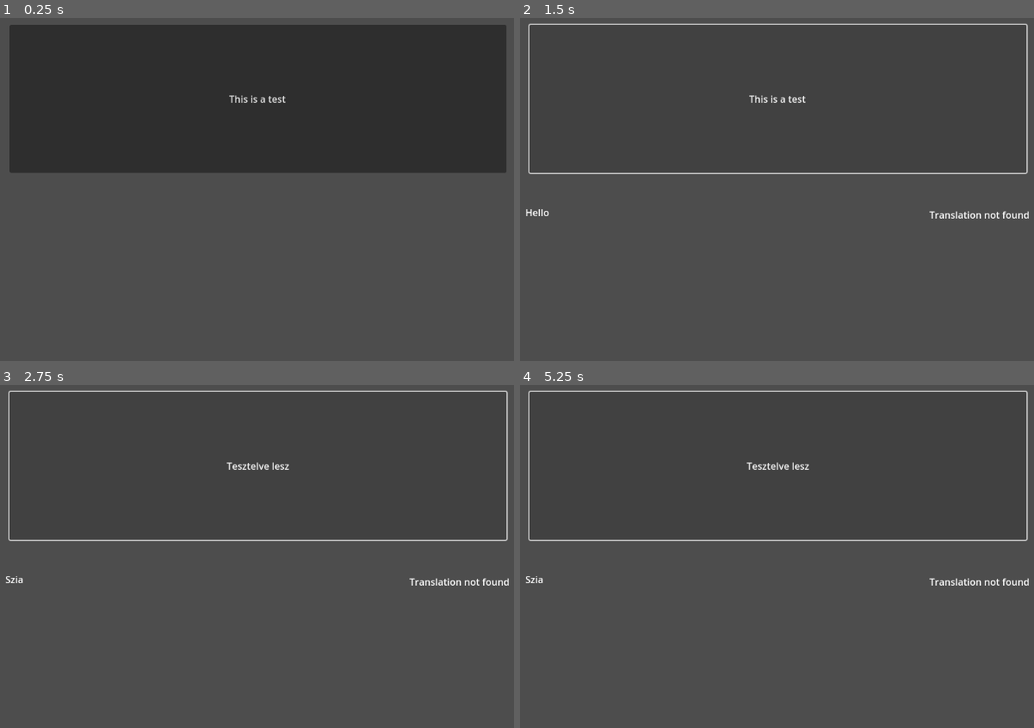
Above: before the commit, frames 1-4 (two rows, left to right).
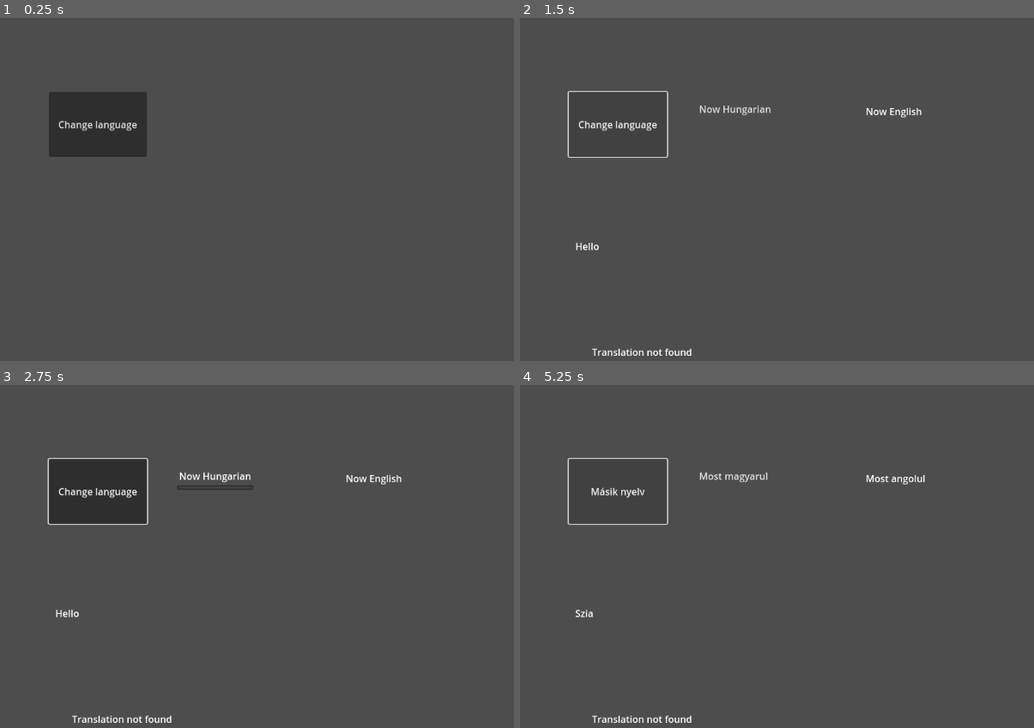
Above: after the commit, the same moments.

Repository: Shichen0316/Fox_With_A_Gun
Game: Godot game, scene res://languages/languageTestUI.tscn
The game is run twice, just before and just after one commit, with the same random seed, the same clock (stepped at 60 frames per second) and the same inputs.
Inputs (mouse positions are in pixels of both pictures, inside the frame that each line leads up to):
- Up to frame 1 (0.25 s): no input
- Up to frame 2 (1.5 s): click "This is a test" (after the commit: "Change language") at 0.5 s; click "Tesztelve lesz" (after the commit: "Másik nyelv") at 1.25 s
- Up to frame 3 (2.75 s): click (215, 477) at 2 s, where only the run after the commit has a clickable "Now Hungarian"
- Up to frame 4 (5.25 s): click "Tesztelve lesz" (after the commit: "Change language") at 2.75 s; click (735, 477) at 3.5 s, where only the run after the commit has a clickable "Most magyarul"; click "Tesztelve lesz" (after the commit: "Másik nyelv") at 4.25 s; click "This is a test" (after the commit: "Change language") at 5 s

The runs differ from the first frame. In frame 1, 38% of the frame differs, in the area x 1-99%, y 2-45%; in frame 2, 2.6%; in frame 3, 2.6%; in frame 4, 2.6%.

Commit message:
standardized language manager

Diff:
--- a/languages/dictionary.gd
+++ b/languages/dictionary.gd
@@ -1,20 +1,24 @@
+# LanguageManager node acts as the central manager for language changes
 extends Node
 
 var languages = {
 	"EN": {
+		"changeLanguage":"Change language",
+		"nowHungarian":"Now Hungarian",
+		"nowEnglish":"Now English",
 		"hello": "Hello",
 		"goodbye": "Goodbye",
 		"thisisatest": "This is a test"
 		# ... more translations
 	},
 		"HU": {
+		"changeLanguage":"Másik nyelv",
+		"nowHungarian":"Most magyarul",
+		"nowEnglish":"Most angolul",
 		"hello": "Szia",
 		"thisisatest": "Tesztelve lesz"
 		# translations after English is completed
 	},
-		"SE": {
-		# translations after English is completed
-	}
 }
 
 var current_language = "EN"
--- a/languages/languageTest.gd
+++ b/languages/languageTest.gd
@@ -1,12 +1,16 @@
+#all of the text elements that you want to update when switching
+#languages should be named after their corresponding keys in the dictionary
+#and must be added to the "translatable" group in the Inspector < Node tab
+
 extends Node
 
 func _ready():
 	# directly use the LanguageManager autoload singleton to set the button's text
-	$Button_test.text = LanguageManager.get_text("thisisatest")
+	$Language_switcher.text = LanguageManager.get_text("changeLanguage")
 
 func _on_button_pressed():
 	if LanguageManager.current_language == "EN":
 		LanguageManager.set_language("HU")
 	else:
 		LanguageManager.set_language("EN")
-	$Button_test.text = LanguageManager.get_text("thisisatest")
+	$Language_switcher.text = LanguageManager.get_text("changeLanguage")
--- a/languages/languageTestUI.tscn
+++ b/languages/languageTestUI.tscn
@@ -7,40 +7,58 @@
 [node name="Control" type="Control"]
 layout_mode = 3
 anchors_preset = 0
-offset_right = 40.0
-offset_bottom = 40.0
+offset_left = 76.0
+offset_top = 69.0
+offset_right = 116.0
+offset_bottom = 109.0
 script = ExtResource("1_aqmw1")
 
-[node name="Button_test" type="Button" parent="."]
+[node name="Language_switcher" type="Button" parent="." groups=["translatable"]]
 layout_mode = 0
-offset_left = 16.0
-offset_top = 13.0
-offset_right = 851.0
-offset_bottom = 262.0
+offset_left = 6.0
+offset_top = 57.0
+offset_right = 171.0
+offset_bottom = 166.0
 script = SubResource("GDScript_q01j7")
 
-[node name="hello" type="Label" parent="Button_test" groups=["translatable"]]
+[node name="hello" type="Label" parent="Language_switcher" groups=["translatable"]]
 layout_mode = 1
 anchors_preset = -1
 anchor_left = -0.11
 anchor_top = -0.195
 anchor_right = -0.11
 anchor_bottom = -0.195
-offset_left = 84.85
-offset_top = 352.555
-offset_right = 306.85
-offset_bottom = 460.555
+offset_left = 29.29
+offset_top = 269.615
+offset_right = 251.29
+offset_bottom = 377.615
 
-[node name="hello2" type="Label" parent="Button_test" groups=["translatable"]]
+[node name="no translation_key error" type="Label" parent="Language_switcher" groups=["translatable"]]
 layout_mode = 1
 anchors_preset = -1
 anchor_left = -0.11
 anchor_top = -0.195
 anchor_right = -0.11
 anchor_bottom = -0.195
-offset_left = 763.85
-offset_top = 356.555
-offset_right = 985.85
-offset_bottom = 464.555
+offset_left = 57.29
+offset_top = 447.615
+offset_right = 279.29
+offset_bottom = 555.615
 
-[connection signal="pressed" from="Button_test" to="." method="_on_button_pressed"]
+[node name="nowEnglish" type="Label" parent="." groups=["translatable"]]
+layout_mode = 1
+anchors_preset = -1
+anchor_right = 0.5
+offset_left = 505.0
+offset_top = 78.0
+offset_right = 613.0
+offset_bottom = 152.0
+
+[node name="nowHungarian" type="MenuButton" parent="." groups=["translatable"]]
+layout_mode = 0
+offset_left = 221.0
+offset_top = 70.0
+offset_right = 287.0
+offset_bottom = 84.0
+
+[connection signal="pressed" from="Language_switcher" to="." method="_on_button_pressed"]
